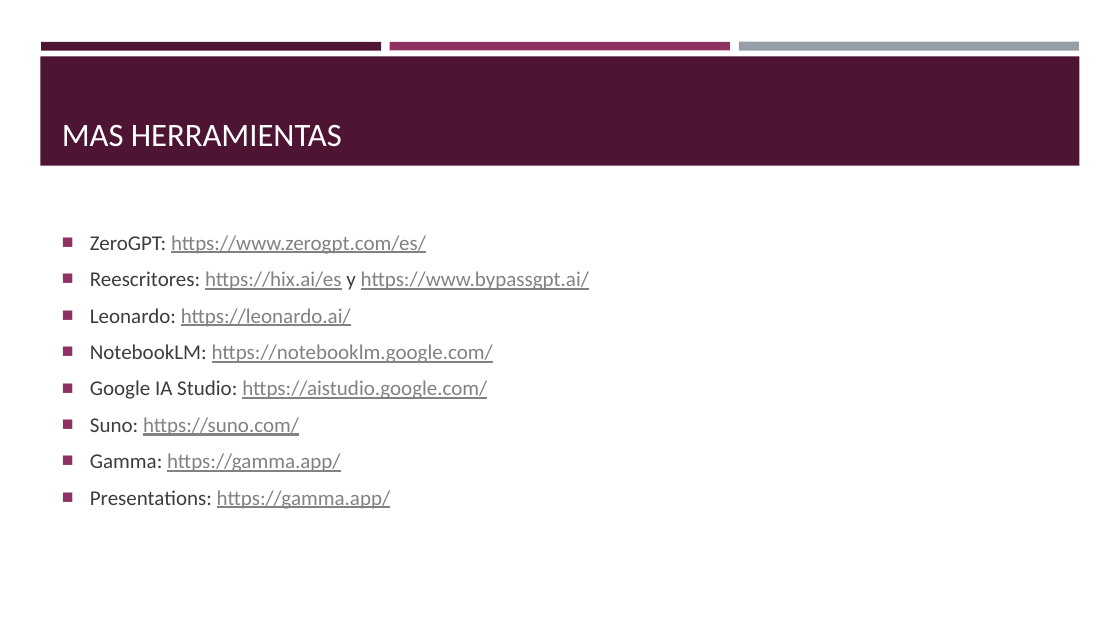
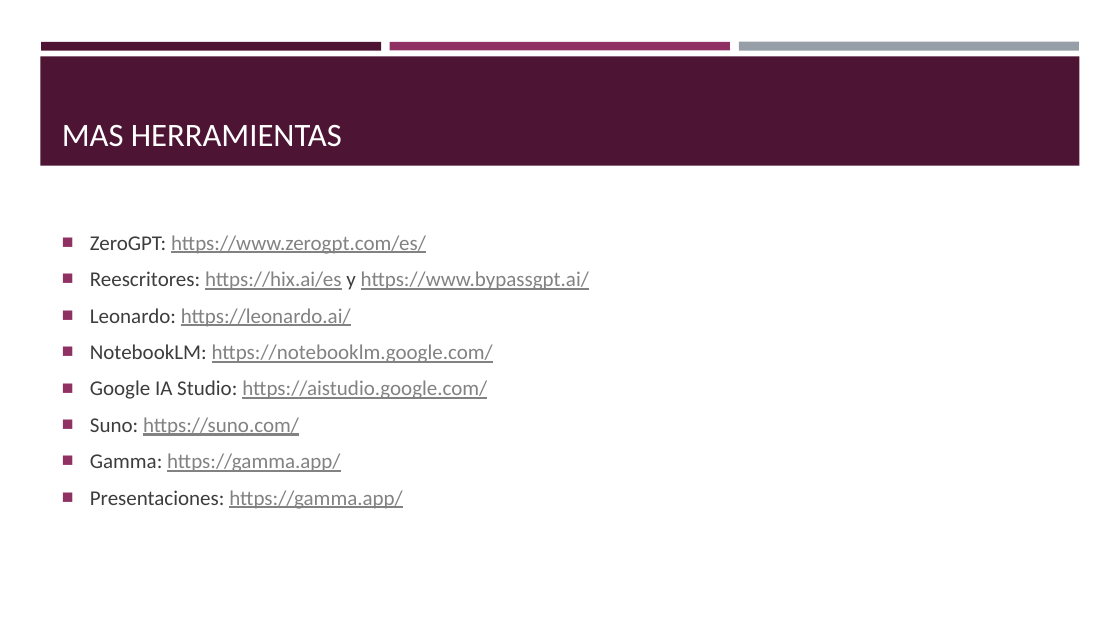
Before and after one commit to jmchema/curso_chatgpt, a slide deck: slide 27 of Introducción a chatgpt.pptx (slide 26 before the commit). Drawn at 1120x630 pixels with LibreOffice and Linux fonts; fonts in the diff are those of the drawing. Boxes give left, top, right and bottom in pixels: in the first picture for what was removed or moved away, otherwise in the second. Text is boxed around its words. In the diff, an @@ line names an element or a change of style, - is before the commit and + after.

```diff
--- a/Introducción a chatgpt.pptx
+++ b/Introducción a chatgpt.pptx
@@ text at (90,490,402,509): text changed @@
-■ Presentations: https://gamma.app/
+■ Presentaciones: https://gamma.app/
```
Also in this commit, not shown: 11 other slides changed, 1 slide added, 1 other file.
